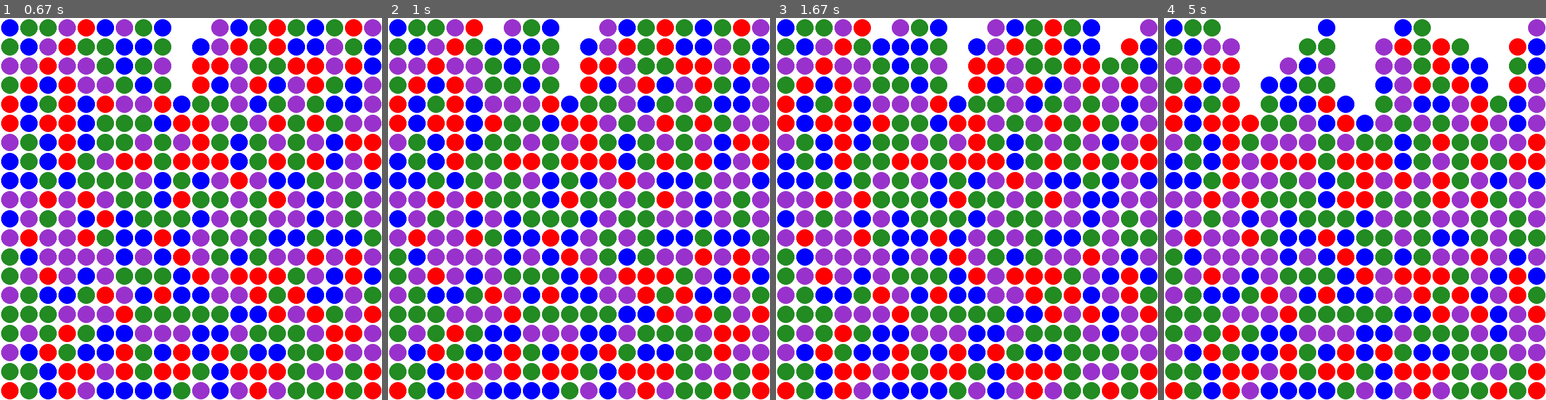
Above: before the commit, frames 1-4 (left to right).
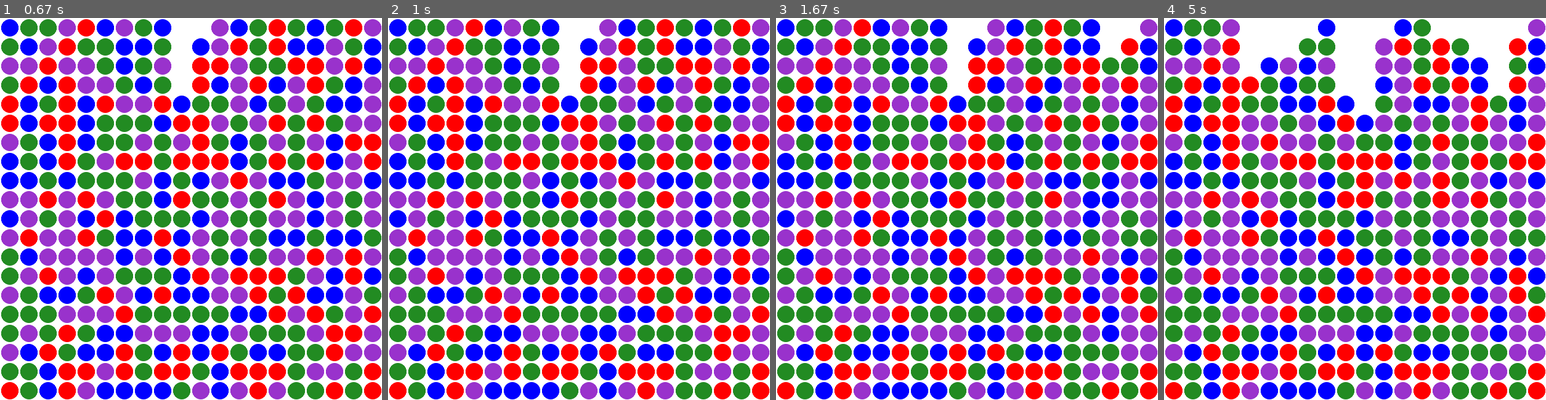
Above: after the commit, the same moments.

Repository: opethe1st/SameGame
Game: pygame game, started from Gui.py
The game is run twice, just before and just after one commit, with the same random seed, the same clock (stepped at 60 frames per second) and the same inputs. The source is Python 2; it was converted automatically to run under Python 3.
Inputs (mouse positions are in pixels of both pictures, inside the frame that each line leads up to):
- Up to frame 1 (0.67 s): click (175, 228) at 0.38 s
- Up to frame 2 (1 s): click (487, 212) at 0.83 s
- Up to frame 3 (1.67 s): move the mouse to (1108, 342) at 1.13 s; click (1108, 342) at 1.33 s
- Up to frame 4 (5 s): click (1362, 79) at 1.88 s; move the mouse to (1358, 251) at 2.23 s; click (1358, 251) at 2.47 s; move the mouse to (1301, 128) at 2.83 s; click (1301, 128) at 3.07 s; move the mouse to (1454, 174) at 3.43 s; click (1454, 174) at 3.67 s; click (1492, 178) at 4.27 s; move the mouse to (1244, 136) at 4.63 s; click (1244, 136) at 4.87 s

Frame 1 is identical in both runs. In frame 2, 1.5% of the frame differs, in the area x 25-30%, y 0-55%; in frame 3, 1.5%; in frame 4, 3.1%, in the area x 15-30%, y 0-55%.

Commit message:
Player can't remove single balls

Diff:
--- a/Logic.py
+++ b/Logic.py
@@ -94,14 +94,16 @@
 
 
     def markBalls(self,position):
-        self.score+=len(self.findAdjacentBalls(position))**2
+        connectedballs = self.findAdjacentBalls(position)
+        if len(connectedballs)==1:
+            return
+        self.score+=len(connectedballs)**2
         self.nmoves+=1
         #print self.nballsleft
-        for ballposition in self.findAdjacentBalls(position):
+        for ballposition in connectedballs:
             x,y = ballposition
             self.balls[x][y].clear()
             self.nballsleft-=1
-        pass
 
     def clearBalls(self):
         "gravity is to the left. Currently inefficent"
